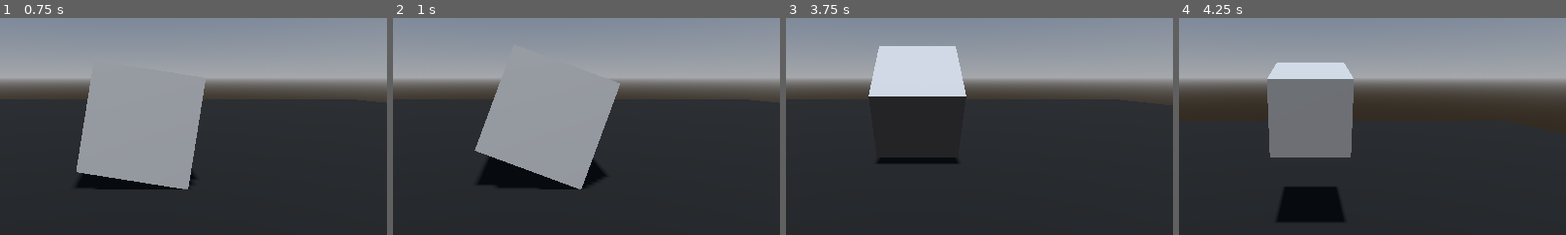
Above: before the commit, frames 1-4 (left to right).
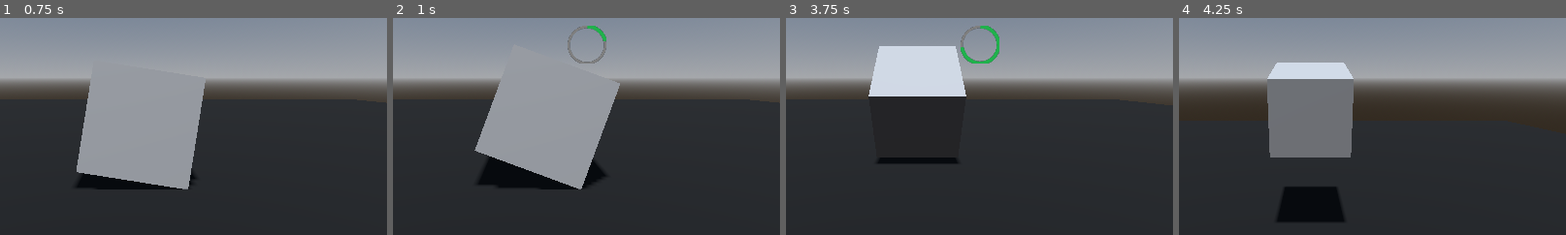
Above: after the commit, the same moments.

Repository: Xynthia/Kubus-spel
Game: Godot game, scene res://scenes/world.tscn
Two runs of this game, one before a commit and one after it. Both use one fixed random seed, a clock stepped at 60 frames per second and the inputs below.
Inputs (mouse positions are % of the whole screen's width and height, from its top left):
- Up to frame 1 (0.75 s): move the mouse to (72, 45) at 0.52 s; press the mouse at (72, 45) at 0.53 s; hold D (move right) from 0.53 s (still down)
- Up to frame 2 (1 s): keep holding D (move right)
- Up to frame 3 (3.75 s): move the mouse to (30, 55) at 1.27 s; release D (move right) at 1.28 s; release the mouse at (30, 55) at 1.28 s; hold S (move back) 1.28-2.03 s; tap Middle mouse button (camera move) at 1.35 s; move the mouse to (60, 28) at 2.02 s; hold W (move foward) 2.03-2.78 s; hold D (move right) 2.03-3.53 s; move the mouse to (45, 70) at 2.77 s; right-click (45, 70) at 2.85 s; move the mouse to (80, 65) at 3.52 s; press the mouse at (80, 65) at 3.53 s; hold A (move left) from 3.53 s (still down)
- Up to frame 4 (4.25 s): keep holding A (move left)
The pictures show only the part of the screen within x 33-83%, y 36-86%; the shares and areas given below are measured in that part.

Frame 1 is identical in both runs. In frame 2, 0.4% of the frame differs, in the area x 45-56%, y 3-21%; in frame 3, 0.5%; in frame 4, nothing differs.

Commit message:
progressbar en cube testing
Toevoeging van progressabr en start nieuwe cube testing

Diff:
--- /dev/null
+++ b/cube_movement.gd
@@ -0,0 +1,11 @@
+extends RigidBody3D
+
+
+# Called when the node enters the scene tree for the first time.
+func _ready() -> void:
+	pass # Replace with function body.
+
+
+# Called every frame. 'delta' is the elapsed time since the previous frame.
+func _process(delta: float) -> void:
+	pass
--- a/project.godot
+++ b/project.godot
@@ -8,11 +8,15 @@
 
 config_version=5
 
+[animation]
+
+compatibility/default_parent_skeleton_in_mesh_instance_3d=true
+
 [application]
 
 config/name="Kubus game"
 run/main_scene="uid://c6pq4yvcrkqye"
-config/features=PackedStringArray("4.5", "Forward Plus")
+config/features=PackedStringArray("4.6", "Forward Plus")
 config/icon="res://icon.svg"
 
 [autoload]
--- /dev/null
+++ b/scenes/ProgressBar.tscn
@@ -0,0 +1,13 @@
+[gd_scene format=3 uid="uid://cck82d5vemgey"]
+
+[ext_resource type="Texture2D" uid="uid://0souef6duobi" path="res://assets/circle.png" id="1_4j5uq"]
+[ext_resource type="Texture2D" uid="uid://xmimhixge575" path="res://assets/circle2.png" id="2_sgqcy"]
+
+[node name="ProgressBar" type="TextureProgressBar" unique_id=805513368]
+offset_left = -17.0
+offset_top = -13.0
+offset_right = 101.0
+offset_bottom = 89.0
+fill_mode = 4
+texture_under = ExtResource("1_4j5uq")
+texture_progress = ExtResource("2_sgqcy")
--- /dev/null
+++ b/scenes/cube.tscn
@@ -0,0 +1,16 @@
+[gd_scene format=3 uid="uid://cpxwjlydl2fa8"]
+
+[ext_resource type="Script" uid="uid://mdbsngs7mncr" path="res://cube_movement.gd" id="1_7ufek"]
+
+[sub_resource type="BoxShape3D" id="BoxShape3D_8viuf"]
+
+[sub_resource type="BoxMesh" id="BoxMesh_i7q2r"]
+
+[node name="cube" type="RigidBody3D" unique_id=1598669704]
+script = ExtResource("1_7ufek")
+
+[node name="CollisionShape3D" type="CollisionShape3D" parent="." unique_id=49076690]
+shape = SubResource("BoxShape3D_8viuf")
+
+[node name="MeshInstance3D" type="MeshInstance3D" parent="." unique_id=498308249]
+mesh = SubResource("BoxMesh_i7q2r")
--- a/scenes/gum.tscn
+++ b/scenes/gum.tscn
@@ -1,28 +1,44 @@
-[gd_scene load_steps=5 format=3 uid="uid://ctets4q1mp2lu"]
+[gd_scene format=3 uid="uid://ctets4q1mp2lu"]
 
 [ext_resource type="Script" uid="uid://bdrpdecg15j0e" path="res://scripts/gum.gd" id="1_fng27"]
 [ext_resource type="Script" uid="uid://bnajprq2nargs" path="res://scripts/camera_movement.gd" id="2_un1fd"]
+[ext_resource type="PackedScene" uid="uid://cck82d5vemgey" path="res://scenes/ProgressBar.tscn" id="3_idp50"]
 
 [sub_resource type="BoxMesh" id="BoxMesh_fng27"]
 
 [sub_resource type="BoxShape3D" id="BoxShape3D_sqxt7"]
 
-[node name="Player" type="CharacterBody3D"]
+[sub_resource type="ViewportTexture" id="ViewportTexture_idp50"]
+viewport_path = NodePath("ProgressbarSprite/SubViewport")
+
+[node name="Player" type="CharacterBody3D" unique_id=1822465646]
 script = ExtResource("1_fng27")
 
-[node name="Pivot" type="Node3D" parent="."]
+[node name="Pivot" type="Node3D" parent="." unique_id=451796775]
 
-[node name="MeshInstance3D" type="MeshInstance3D" parent="Pivot"]
+[node name="MeshInstance3D" type="MeshInstance3D" parent="Pivot" unique_id=713768220]
 transform = Transform3D(1, 0, 0, 0, 1, 0, 0, 0, 1, 0, 0.5, 0)
 mesh = SubResource("BoxMesh_fng27")
 
-[node name="CollisionShape3D" type="CollisionShape3D" parent="."]
+[node name="CollisionShape3D" type="CollisionShape3D" parent="." unique_id=1385650892]
 transform = Transform3D(1, 0, 0, 0, 1, 0, 0, 0, 1, 0, 0.5, 0)
 shape = SubResource("BoxShape3D_sqxt7")
 
-[node name="SpringArm3D" type="SpringArm3D" parent="."]
+[node name="SpringArm3D" type="SpringArm3D" parent="." unique_id=781673253]
 transform = Transform3D(1, 0, 0, 0, 1, 0, 0, 0, 1, 0, 0.99072266, 0)
 spring_length = 3.0
 script = ExtResource("2_un1fd")
 
-[node name="Camera3D" type="Camera3D" parent="SpringArm3D"]
+[node name="Camera3D" type="Camera3D" parent="SpringArm3D" unique_id=106651263]
+
+[node name="ProgressbarSprite" type="Sprite3D" parent="." unique_id=280340491]
+transform = Transform3D(0.5, 0, 0, 0, 0.5, 0, 0, 0, 0.5, 0.66071916, 1.3348203, 0)
+billboard = 1
+texture = SubResource("ViewportTexture_idp50")
+
+[node name="SubViewport" type="SubViewport" parent="ProgressbarSprite" unique_id=591891810]
+transparent_bg = true
+canvas_item_default_texture_filter = 0
+size = Vector2i(82, 80)
+
+[node name="ProgressBar" parent="ProgressbarSprite/SubViewport" unique_id=2125840924 instance=ExtResource("3_idp50")]
--- a/scripts/gum.gd
+++ b/scripts/gum.gd
@@ -4,6 +4,9 @@
 @onready var pivot = $Pivot
 @onready var mesh = $Pivot/MeshInstance3D
 @onready var collision_shape: CollisionShape3D = $CollisionShape3D
+
+@onready var progressbar_sprite: Sprite3D = $ProgressbarSprite
+@onready var progress_bar: TextureProgressBar = $ProgressbarSprite/SubViewport/ProgressBar
 
 
 const SLOW_SPEED : float = 0.5
@@ -29,9 +32,12 @@
 var rolling = false
 
 func _ready() -> void:
+	GameManager.player = self
+
 	mesh_original_scale = mesh.scale
+	progress_bar.max_value = hold_left_mouse_btn_duration
+	progress_bar.step = hold_left_mouse_btn_duration / 100
 
-	GameManager.player = self
 
 func _physics_process(delta):
 	if !in_transformation_modus && not is_on_floor():
@@ -40,10 +46,15 @@
 	move_and_slide()
 
 	if !in_transformation_modus && hold_left_mouse_btn:
+		progressbar_sprite.visible = true
 		current_hold_left_mouse_btn_duration += delta
+		progress_bar.value = current_hold_left_mouse_btn_duration
 
 		if current_hold_left_mouse_btn_duration >= hold_left_mouse_btn_duration:
 			acces_transformation_mode()
+	else:
+		progress_bar.value = 0
+		progressbar_sprite.visible = false
 
 	var forward = Vector3.FORWARD
 	if Input.is_action_pressed("move foward"):
Binary file added: assets/circle.png
Not shown, added: assets/circle.png.import
Binary file added: assets/circle2.png
Not shown, added: assets/circle2.png.import
Not shown, added: cube_movement.gd.uid
